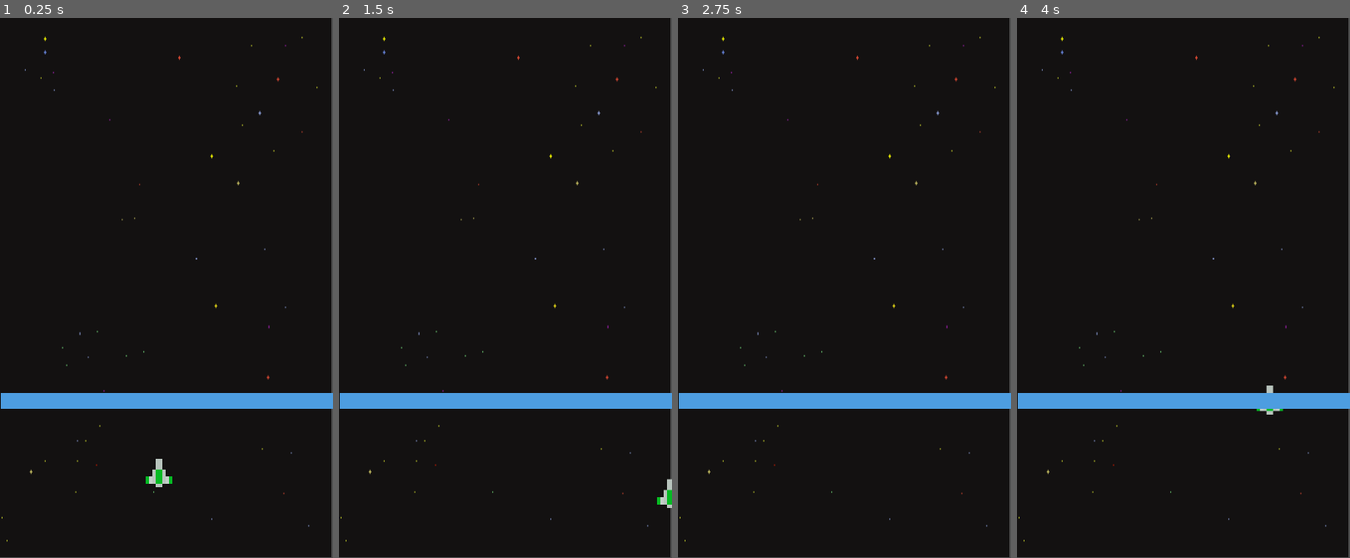
Above: before the commit, frames 1-4 (left to right).
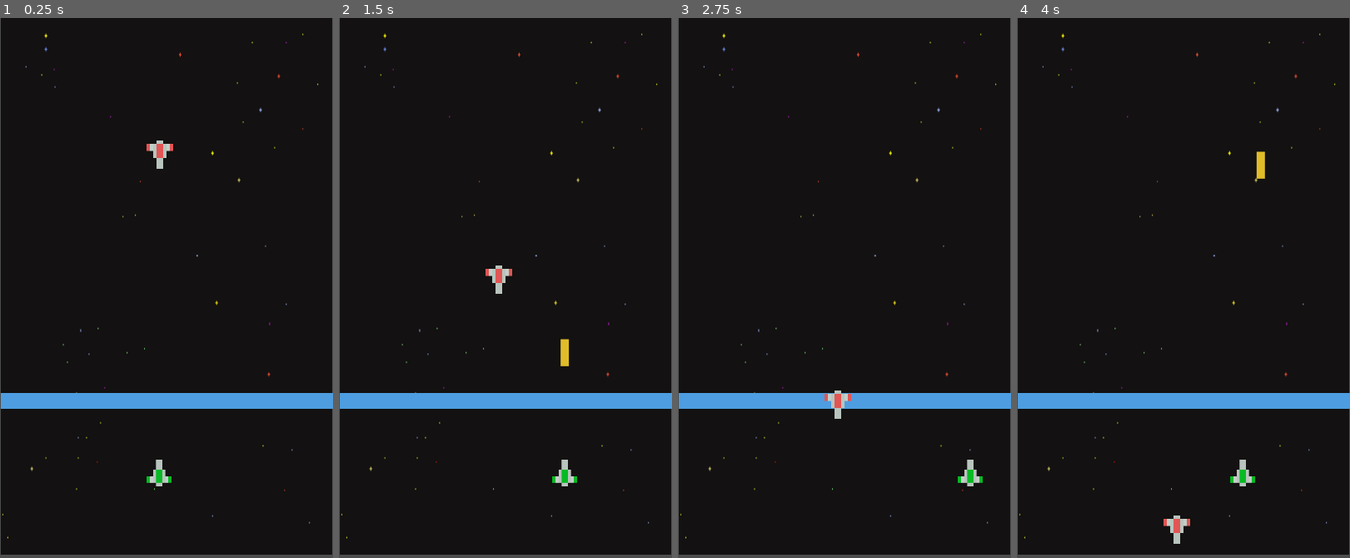
Above: after the commit, the same moments.

Repository: Alisonpinto/Godot_game
Game: Godot game, scene res://game_manager.tscn
Same seed, same stepped clock (60 frames per second), same inputs: the game is played once before the commit and once after it.
Inputs:
- Up to frame 1 (0.25 s): no input
- Up to frame 2 (1.5 s): hold Right (right_motion, bound only before the commit) 0.53-1.28 s; tap Space (fire, bound only after the commit) at 0.6, 1.35 s; hold Down (down_motion, bound only before the commit) from 1.28 s (still down)
- Up to frame 3 (2.75 s): release Down (down_motion, bound only before the commit) at 2.03 s; hold Right (right_motion, bound only before the commit) from 2.03 s (still down); tap Space (fire, bound only after the commit) at 2.1 s
- Up to frame 4 (4 s): release Right (right_motion, bound only before the commit) at 2.78 s; hold Up (up_motion, bound only before the commit) 2.78-3.53 s; tap Space (fire, bound only after the commit) at 2.85, 3.6 s; hold Left (left_motion, bound only before the commit) from 3.53 s (still down)

The runs differ from the first frame. In frame 1, 1.5% of the frame differs, in the area x 0-100%, y 0-100%; in frame 2, 1.9%; in frame 3, 1.6%; in frame 4, 1.8%.

Commit message:
Add basic player, bullets and enemy collision

Diff:
--- /dev/null
+++ b/entities/bullet/bullet.gd
@@ -0,0 +1,45 @@
+extends Area2D
+
+@export var speed: float = 900.0
+@export var lifetime: float = 2.0
+
+var life_timer: float = 0.0
+
+
+func _ready() -> void:
+	life_timer = lifetime
+
+	# Bullet belongs to the bullet group.
+	add_to_group("player_bullet")
+
+	# Collision setup.
+	collision_layer = 2
+	collision_mask = 1
+
+	# Detect other Area2D objects.
+	monitoring = true
+	monitorable = true
+
+	# Listen for enemy collision.
+	area_entered.connect(_on_area_entered)
+
+
+func _physics_process(delta: float) -> void:
+
+	# Move upward.
+	global_position.y -= speed * delta
+
+	# Lifetime.
+	life_timer -= delta
+
+	if life_timer <= 0.0:
+		queue_free()
+
+
+func _on_area_entered(area: Area2D) -> void:
+
+	print("BULLET HIT: ", area.name)
+
+	if area.is_in_group("enemy"):
+		area.take_damage()
+		queue_free()
--- a/entities/bullet/bullet.tscn
+++ b/entities/bullet/bullet.tscn
@@ -1,8 +1,18 @@
 [gd_scene format=3 uid="uid://b7vhj6mcrmxcj"]
 
+[ext_resource type="Script" uid="uid://c20rum5amrbc2" path="res://entities/bullet/bullet.gd" id="1_2kyv7"]
 [ext_resource type="Texture2D" uid="uid://hj7rv4lc62wi" path="res://spacepixels-0.2.0/pixel_laser_yellow.png" id="1_78c8h"]
 
-[node name="bullet" type="Node2D" unique_id=1451942824]
+[sub_resource type="RectangleShape2D" id="RectangleShape2D_ibwjd"]
+
+[node name="bullet" type="Area2D" unique_id=142697372]
+collision_layer = 2
+script = ExtResource("1_2kyv7")
 
 [node name="bulletsprit" type="Sprite2D" parent="." unique_id=1964917887]
 texture = ExtResource("1_78c8h")
+
+[node name="CollisionShape2D" type="CollisionShape2D" parent="." unique_id=1735446582]
+visibility_layer = 3
+shape = SubResource("RectangleShape2D_ibwjd")
+debug_color = Color(0.6806668, 0.5029894, 0.06715282, 0.41960785)
--- /dev/null
+++ b/entities/enimes/enemy.gd
@@ -0,0 +1,45 @@
+extends Area2D
+
+@export var speed: float = 120.0
+@export var health: int = 1
+
+
+func _ready() -> void:
+
+	# Add enemy to the enemy group.
+	add_to_group("enemy")
+
+	# Collision setup.
+	collision_layer = 1
+	collision_mask = 2
+
+	# Allow other areas to detect this enemy.
+	monitoring = true
+	monitorable = true
+
+
+func _physics_process(delta: float) -> void:
+
+	# Move downward.
+	global_position.y += speed * delta
+
+	# Delete enemy when it leaves the screen.
+	if global_position.y > get_viewport_rect().size.y + 100.0:
+		queue_free()
+
+
+func take_damage(amount: int = 1) -> void:
+
+	health -= amount
+
+	print("ENEMY HIT! Health: ", health)
+
+	if health <= 0:
+		destroy()
+
+
+func destroy() -> void:
+
+	print("ENEMY DESTROYED!")
+
+	queue_free()
--- a/entities/enimes/enemy.tscn
+++ b/entities/enimes/enemy.tscn
@@ -1,11 +1,19 @@
 [gd_scene format=3 uid="uid://cd7u6goaqqpvi"]
 
+[ext_resource type="Script" uid="uid://babfij0pnjhqt" path="res://entities/enimes/enemy.gd" id="1_fhhay"]
 [ext_resource type="Texture2D" uid="uid://5fwejybfbsrj" path="res://spacepixels-0.2.0/pixel_ship_red.png" id="1_nxkx6"]
 
-[node name="enemy" type="Node2D" unique_id=1960896218]
+[sub_resource type="RectangleShape2D" id="RectangleShape2D_ibwjd"]
+
+[node name="enemy" type="Area2D" unique_id=79326779 groups=["player_bullet"]]
+script = ExtResource("1_fhhay")
 
 [node name="ShipRedSprit" type="Sprite2D" parent="." unique_id=2103847653]
 position = Vector2(1.13686756e-13, -4.7683716e-07)
-rotation = 3.1415927
+rotation = -3.1415925
 scale = Vector2(0.4, 0.4)
 texture = ExtResource("1_nxkx6")
+
+[node name="CollisionShape2D" type="CollisionShape2D" parent="." unique_id=454210863]
+visibility_layer = 2
+shape = SubResource("RectangleShape2D_ibwjd")
--- a/entities/player/player.gd
+++ b/entities/player/player.gd
@@ -1,39 +1,157 @@
-extends Node2D
-
-# --- Movement Variables ---
-var direction: Vector2 = Vector2.ZERO
-var velocity: Vector2 = Vector2.ZERO
-var speed: float = 300.0
-var acceleration: float = 1500.0
-var friction: float = 2000.0
-var screen_size: Vector2
+extends CharacterBody2D
 
 
-func _ready() -> void:
-	screen_size = get_viewport_rect().size
+# ============================================================
+# PLAYER MOVEMENT
+# ============================================================
+
+@export_category("Movement")
+
+# Distance travelled for ONE key press.
+@export var tile_size: float = 80.0
+
+# How quickly the ship slides to the next tile.
+@export var slide_speed: float = 700.0
+
+# Distance from the screen edge.
+@export var screen_margin: float = 40.0
 
 
-func _process(delta: float) -> void:
-	# 1. Get Input
-	direction = Vector2.ZERO
+# ============================================================
+# SHOOTING
+# ============================================================
 
-	if Input.is_action_pressed("left_motion"):
-		direction.x -= 1
-	if Input.is_action_pressed("right_motion"):
-		direction.x += 1
-	if Input.is_action_pressed("up_motion"):
-		direction.y -= 1
-	if Input.is_action_pressed("down_motion"):
-		direction.y += 1
+@export_category("Shooting")
 
-	# 2. Smooth Movement
-	if direction.length() > 0:
-		velocity = velocity.move_toward(direction.normalized() * speed, acceleration * delta)
-	else:
-		velocity = velocity.move_toward(Vector2.ZERO, friction * delta)
+# How often the ship can fire.
+@export var fire_cooldown: float = 0.15
 
-	position += velocity * delta
 
-	# 3. Keep on screen
-	position.x = clamp(position.x, 0, screen_size.x)
-	position.y = clamp(position.y, 0, screen_size.y)
+# ============================================================
+# INTERNAL STATE
+# ============================================================
+
+var target_position: Vector2
+var fire_timer: float = 0.0
+
+# Load the bullet scene.
+var bullet_scene = preload("res://entities/bullet/bullet.tscn")
+
+
+# ============================================================
+# READY
+# ============================================================
+
+func _ready() -> void:
+
+	# Start exactly where the ship currently is.
+	target_position = global_position
+
+
+# ============================================================
+# PHYSICS
+# ============================================================
+
+func _physics_process(delta: float) -> void:
+
+	# --------------------------------------------------------
+	# INPUT
+	# --------------------------------------------------------
+
+	if Input.is_action_just_pressed("move_left"):
+		_move_one_tile(-1)
+
+	if Input.is_action_just_pressed("move_right"):
+		_move_one_tile(1)
+
+
+	# --------------------------------------------------------
+	# SMOOTH MOVEMENT
+	# --------------------------------------------------------
+
+	global_position.x = move_toward(
+		global_position.x,
+		target_position.x,
+		slide_speed * delta
+	)
+
+
+	# --------------------------------------------------------
+	# KEEP SHIP ON SCREEN
+	# --------------------------------------------------------
+
+	_keep_inside_screen()
+
+
+	# --------------------------------------------------------
+	# SHOOTING
+	# --------------------------------------------------------
+
+	fire_timer -= delta
+
+	if Input.is_action_just_pressed("fire"):
+
+		if fire_timer <= 0.0:
+
+			_fire()
+
+			fire_timer = fire_cooldown
+
+
+# ============================================================
+# MOVE ONE TILE
+# ============================================================
+
+func _move_one_tile(direction: int) -> void:
+
+	# direction:
+	# -1 = left
+	# +1 = right
+
+	target_position.x += direction * tile_size
+
+	# Prevent target from going outside the screen.
+	var screen_size := get_viewport_rect().size
+
+	var min_x := screen_margin
+	var max_x := screen_size.x - screen_margin
+
+	target_position.x = clamp(
+		target_position.x,
+		min_x,
+		max_x
+	)
+
+
+# ============================================================
+# SCREEN BOUNDARIES
+# ============================================================
+
+func _keep_inside_screen() -> void:
+
+	var screen_size := get_viewport_rect().size
+
+	global_position.x = clamp(
+		global_position.x,
+		screen_margin,
+		screen_size.x - screen_margin
+	)
+
+
+# ============================================================
+# FIRE
+# ============================================================
+
+func _fire() -> void:
+
+	# Create a new bullet from bullet.tscn.
+	var bullet = bullet_scene.instantiate()
+
+	# Put the bullet into the main game scene,
+	# not inside the player.
+	get_tree().current_scene.add_child(bullet)
+
+	# Start the bullet slightly above the player's ship.
+	bullet.global_position = global_position + Vector2(0, -35)
+
+	print("PEW!")
--- a/entities/player/player.tscn
+++ b/entities/player/player.tscn
@@ -3,9 +3,19 @@
 [ext_resource type="Texture2D" uid="uid://mt85us23w70e" path="res://spacepixels-0.2.0/pixel_ship.png" id="1_4flbx"]
 [ext_resource type="Script" uid="uid://b5h43gfsgy523" path="res://entities/player/player.gd" id="1_abrql"]
 
-[node name="Player" type="Node2D" unique_id=1080938622]
+[sub_resource type="CircleShape2D" id="CircleShape2D_ibwjd"]
+
+[node name="Player" type="CharacterBody2D" unique_id=632112910]
 script = ExtResource("1_abrql")
 
 [node name="ShipSprit" type="Sprite2D" parent="." unique_id=807807375]
-scale = Vector2(0.4, 0.4)
+position = Vector2(-2.3841858e-07, 0)
+rotation = -0.0014772563
+scale = Vector2(0.37211964, 0.36564457)
 texture = ExtResource("1_4flbx")
+
+[node name="CollisionShape2D" type="CollisionShape2D" parent="." unique_id=1055168915]
+shape = SubResource("CircleShape2D_ibwjd")
+
+[node name="Muzzel" type="Marker2D" parent="." unique_id=324594449]
+position = Vector2(0, -16)
--- a/game_manager.tscn
+++ b/game_manager.tscn
@@ -3,6 +3,7 @@
 [ext_resource type="Texture2D" uid="uid://dl3smsxtjhwi5" path="res://spacepixels-0.2.0/background-black.png" id="1_70yv6"]
 [ext_resource type="PackedScene" uid="uid://65fucw2ndsj2" path="res://entities/player/player.tscn" id="2_smx3j"]
 [ext_resource type="Texture2D" uid="uid://ddvpdgtve084c" path="res://spacepixels-0.2.0/horizontal_bar_blue.png" id="3_o2178"]
+[ext_resource type="PackedScene" uid="uid://cd7u6goaqqpvi" path="res://entities/enimes/enemy.tscn" id="4_d5upp"]
 
 [sub_resource type="RectangleShape2D" id="RectangleShape2D_lfkbx"]
 size = Vector2(19.861061, 3.592393)
@@ -11,7 +12,7 @@
 scale = Vector2(0.9955519, 1.0790164)
 
 [node name="BackgroundSprit" type="Sprite2D" parent="." unique_id=319874155]
-position = Vector2(200, 300)
+position = Vector2(200.89359, 296.56638)
 scale = Vector2(1, 1.5)
 texture = ExtResource("1_70yv6")
 
@@ -32,3 +33,6 @@
 scale = Vector2(-3.0835466, 1.7356781)
 texture = ExtResource("3_o2178")
 offset = Vector2(2.6255875, 1.5258789e-05)
+
+[node name="enemy" parent="." unique_id=79326779 instance=ExtResource("4_d5upp")]
+position = Vector2(192.85785, 126.040695)
--- a/project.godot
+++ b/project.godot
@@ -23,24 +23,21 @@
 
 [input]
 
-left_motion={
+move_left={
 "deadzone": 0.2,
-"events": [null, Object(InputEventKey,"resource_local_to_scene":false,"resource_name":"","device":-1,"window_id":0,"alt_pressed":false,"shif …(180 unchanged characters)…
+"events": [Object(InputEventKey,"resource_local_to_scene":false,"resource_name":"","device":16,"window_id":0,"alt_pressed":false,"shif …(180 unchanged characters)…
+, Object(InputEventKey,"resource_local_to_scene":false,"resource_name":"","device":16,"window_id":0,"alt_pressed":false,"shift_pressed":false,"ctrl_pressed":false,"meta_pressed":false,"pressed":false,"keycode":0,"physical_keycode":65,"key_label":0,"unicode":0,"location":0,"echo":false,"script":null)
 ]
 }
-right_motion={
+move_right={
 "deadzone": 0.2,
-"events": [Object(InputEventKey,"resource_local_to_scene":false,"resource_name":"","device":-1,"window_id":0,"alt_pressed":false,"shif …(180 unchanged characters)…
+"events": [Object(InputEventKey,"resource_local_to_scene":false,"resource_name":"","device":16,"window_id":0,"alt_pressed":false,"shif …(180 unchanged characters)…
+, Object(InputEventKey,"resource_local_to_scene":false,"resource_name":"","device":16,"window_id":0,"alt_pressed":false,"shift_pressed":false,"ctrl_pressed":false,"meta_pressed":false,"pressed":false,"keycode":0,"physical_keycode":68,"key_label":0,"unicode":0,"location":0,"echo":false,"script":null)
 ]
 }
-up_motion={
+fire={
 "deadzone": 0.2,
-"events": [Object(InputEventKey,"resource_local_to_scene":false,"resource_name":"","device":-1,"window_id":0,"alt_pressed":false,"shift_pressed":false,"ctrl_pressed":false,"meta_pressed":false,"pressed":false,"keycode":0,"physical_keycode":4194320,"key_label":0,"unicode":0,"location":0,"echo":false,"script":null)
-]
-}
-down_motion={
-"deadzone": 0.2,
-"events": [Object(InputEventKey,"resource_local_to_scene":false,"resource_name":"","device":-1,"window_id":0,"alt_pressed":false,"shift_pressed":false,"ctrl_pressed":false,"meta_pressed":false,"pressed":false,"keycode":0,"physical_keycode":4194322,"key_label":0,"unicode":0,"location":0,"echo":false,"script":null)
+"events": [Object(InputEventKey,"resource_local_to_scene":false,"resource_name":"","device":16,"window_id":0,"alt_pressed":false,"shift_pressed":false,"ctrl_pressed":false,"meta_pressed":false,"pressed":false,"keycode":0,"physical_keycode":32,"key_label":0,"unicode":0,"location":0,"echo":false,"script":null)
 ]
 }
 
Not shown, added: entities/bullet/bullet.gd.uid
Not shown, added: entities/enimes/enemy.gd.uid
Not shown, added: .gitattributes
Not shown, added: .gitignore
